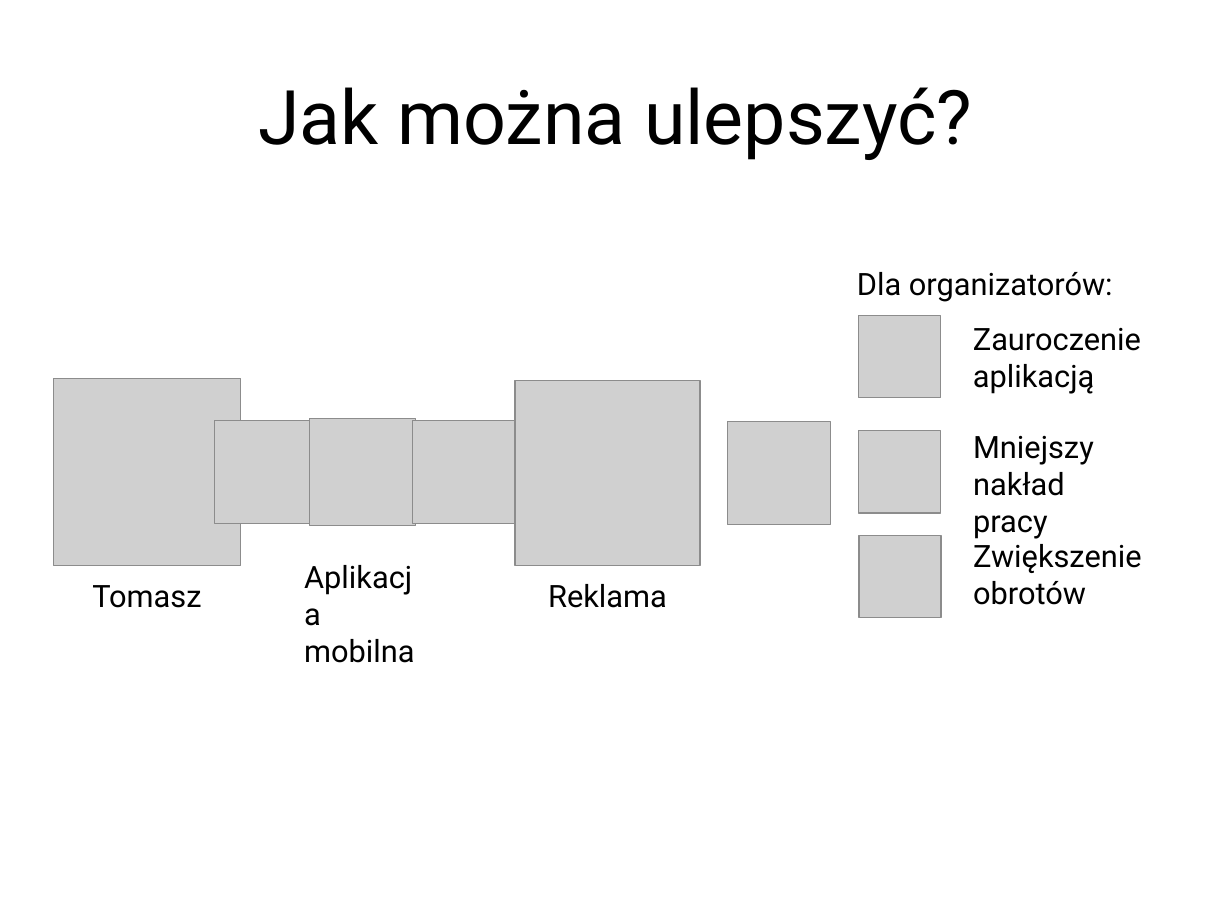
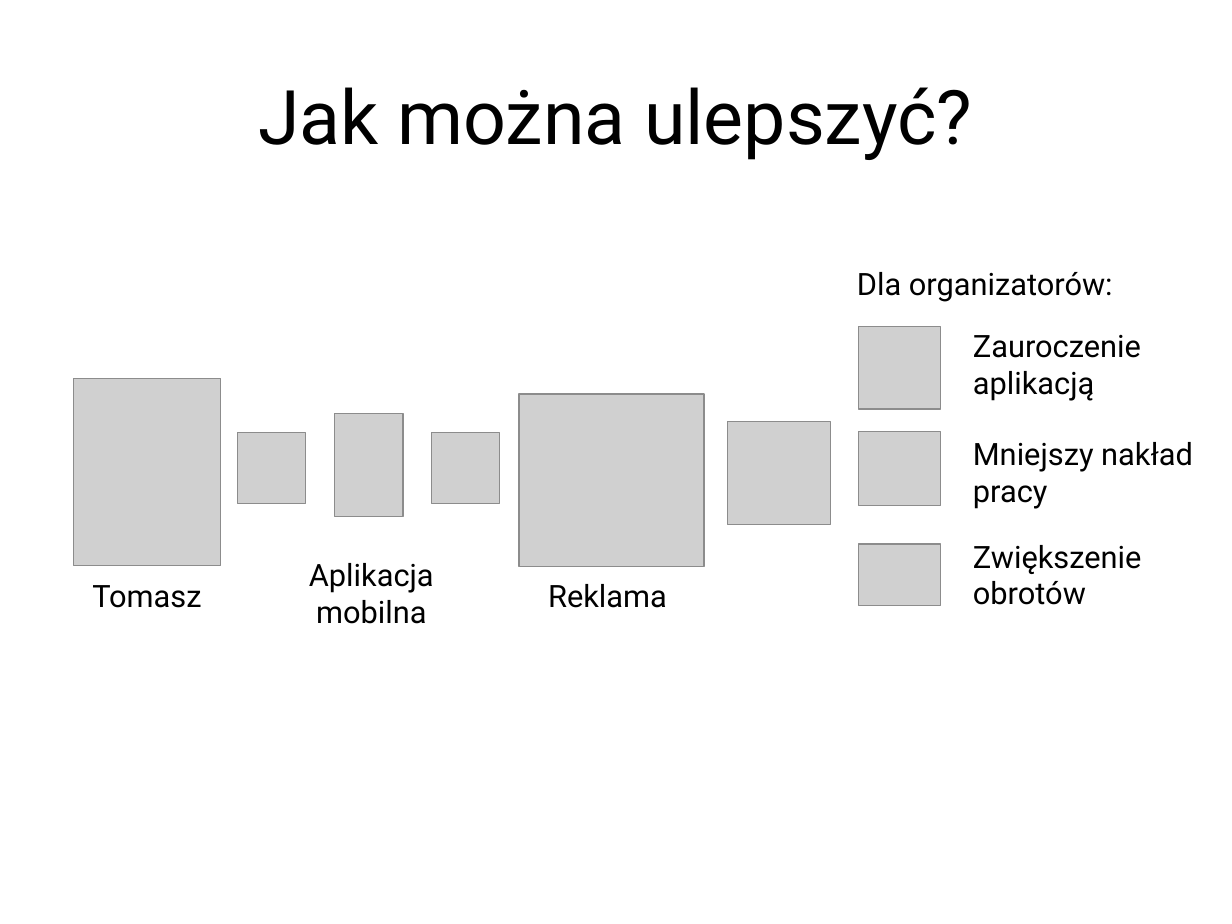
Before and after one commit to student-tomasz/ppit-prowadzenie-concerto, a slide deck: slide 8 of Obrona/Prezentacja.pptx. Drawn at 1232x924 pixels with LibreOffice and Linux fonts; fonts in the diff are those of the drawing; grey boxes stand for pictures; background and template pictures are left out. Boxes give left, top, right and bottom in pixels: in the first picture for what was removed or moved away, otherwise in the second. Text is boxed around its words. In the diff, an @@ line names an element or a change of style, - is before the commit and + after.

```diff
--- a/Obrona/Prezentacja.pptx
+++ b/Obrona/Prezentacja.pptx
@@ picture: place and size @@
-picture at (859,315,941,398)
+picture at (859,326,941,409)
@@ text "Zauroczenie": place and size @@
-text "Zauroczenie" at (973,328,1141,394)
+text "Zauroczenie" at (973,335,1141,401)
@@ picture: place and size @@
-picture at (53,378,240,565)
+picture at (74,378,221,565)
@@ picture: place and size @@
-picture at (309,419,416,526)
+picture at (335,414,404,516)
@@ picture: place and size @@
-picture at (515,381,700,565)
+picture at (519,394,703,567)
@@ picture: place and size @@
-picture at (214,420,317,522)
+picture at (238,432,306,504)
@@ picture removed at (413,420,515,522) @@
@@ picture added at (431,432,499,504) @@
@@ picture: place and size @@
-picture at (859,431,941,514)
+picture at (859,431,940,505)
@@ text "Mniejszy nakład" rewrapped from (973,436,1094,539) to (973,442,1193,509) @@
@@ text at (309,563,434,593): alignment left to centre @@
@@ picture: place and size @@
-picture at (859,536,941,618)
+picture at (859,545,941,606)
```
Also in this commit, not shown: 3 other slides changed.
